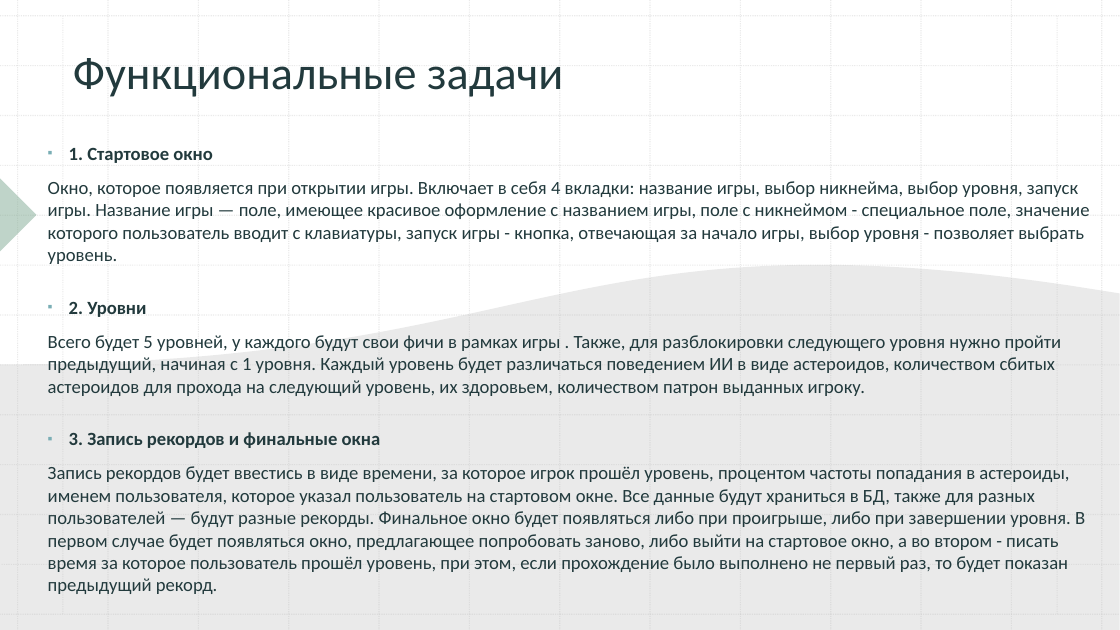
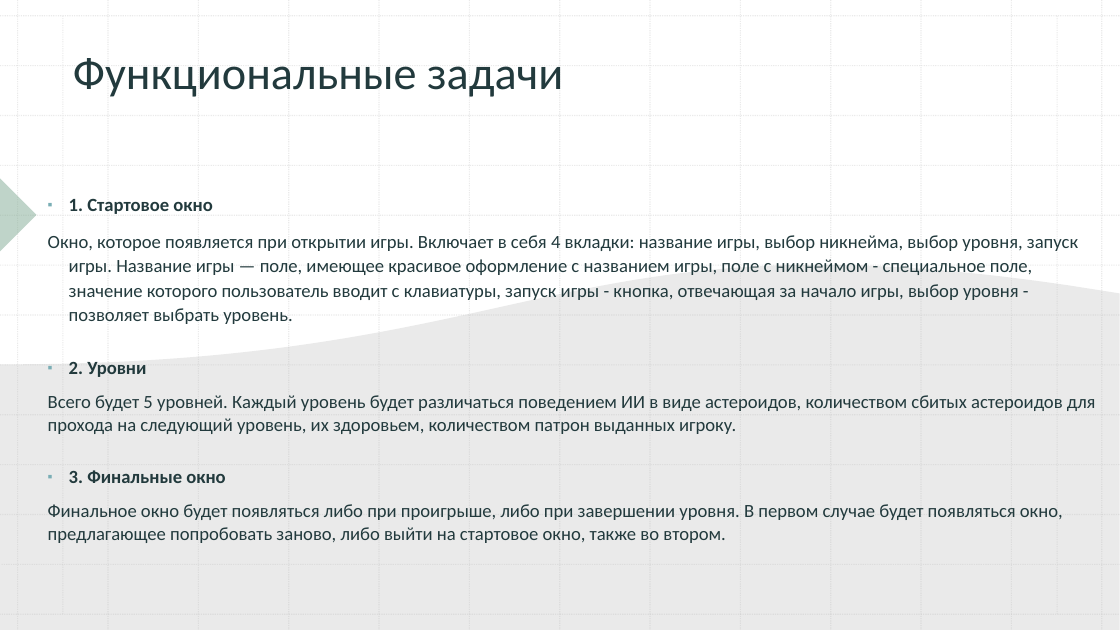
Before and after one commit to haz0x676/pygame-proj, a slide deck: slide 3 of text/preza.pptx. Drawn at 1120x630 pixels with LibreOffice and Linux fonts; fonts in the diff are those of the drawing. Boxes give left, top, right and bottom in pixels: in the first picture for what was removed or moved away, otherwise in the second. Text is boxed around its words. In the diff, an @@ line names an element or a change of style, - is before the commit and + after.

```diff
--- a/text/preza.pptx
+++ b/text/preza.pptx
@@ text at bbox=[48, 235, 1078, 324]: indent changed; line spacing 1 to 1.1 @@
@@ text at bbox=[48, 395, 1096, 543]: text changed @@
-Всего будет 5 уровней, у каждого будут свои фичи в рамках игры . Также, для разблокировки следующего уровня нужно пройти предыдущий, начиная с 1 уровня. Каждый уровень будет различаться поведением ИИ в виде астероидов, количеством сбитых астероидов для прохода на следующий уровень, их здоровьем, количеством патрон выданных игроку.
-▪ 3. Запись рекордов и финальные окна
-Запись рекордов будет ввестись в виде времени, за которое игрок прошёл уровень, процентом частоты попадания в астероиды, именем пользователя, которое указал пользователь на стартовом окне. Все данные будут храниться в БД, также для разных пользователей — будут разные рекорды. Финальное окно будет появляться либо при проигрыше, либо при завершении уровня. В первом случае будет появляться окно, предлагающее попробовать заново, либо выйти на стартовое окно, а во втором - писать время за которое пользователь прошёл уровень, при этом, если прохождение было выполнено не первый раз, то будет показан предыдущий рекорд.
+Всего будет 5 уровней. Каждый уровень будет различаться поведением ИИ в виде астероидов, количеством сбитых астероидов для прохода на следующий уровень, их здоровьем, количеством патрон выданных игроку.
+▪ 3. Финальные окно
+Финальное окно будет появляться либо при проигрыше, либо при завершении уровня. В первом случае будет появляться окно, предлагающее попробовать заново, либо выйти на стартовое окно, также во втором.
```
Also in this commit, not shown: 2 other slides changed, 5 other files.
